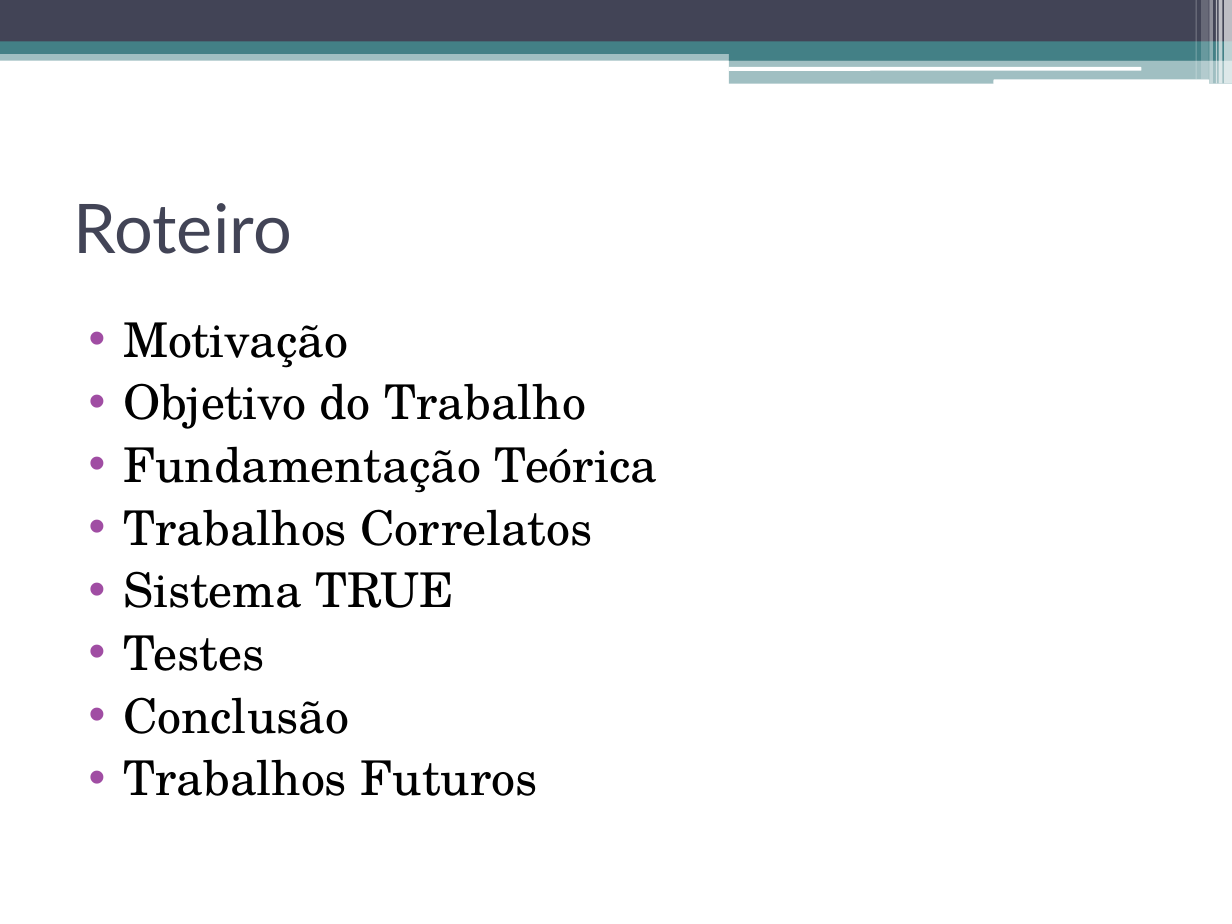
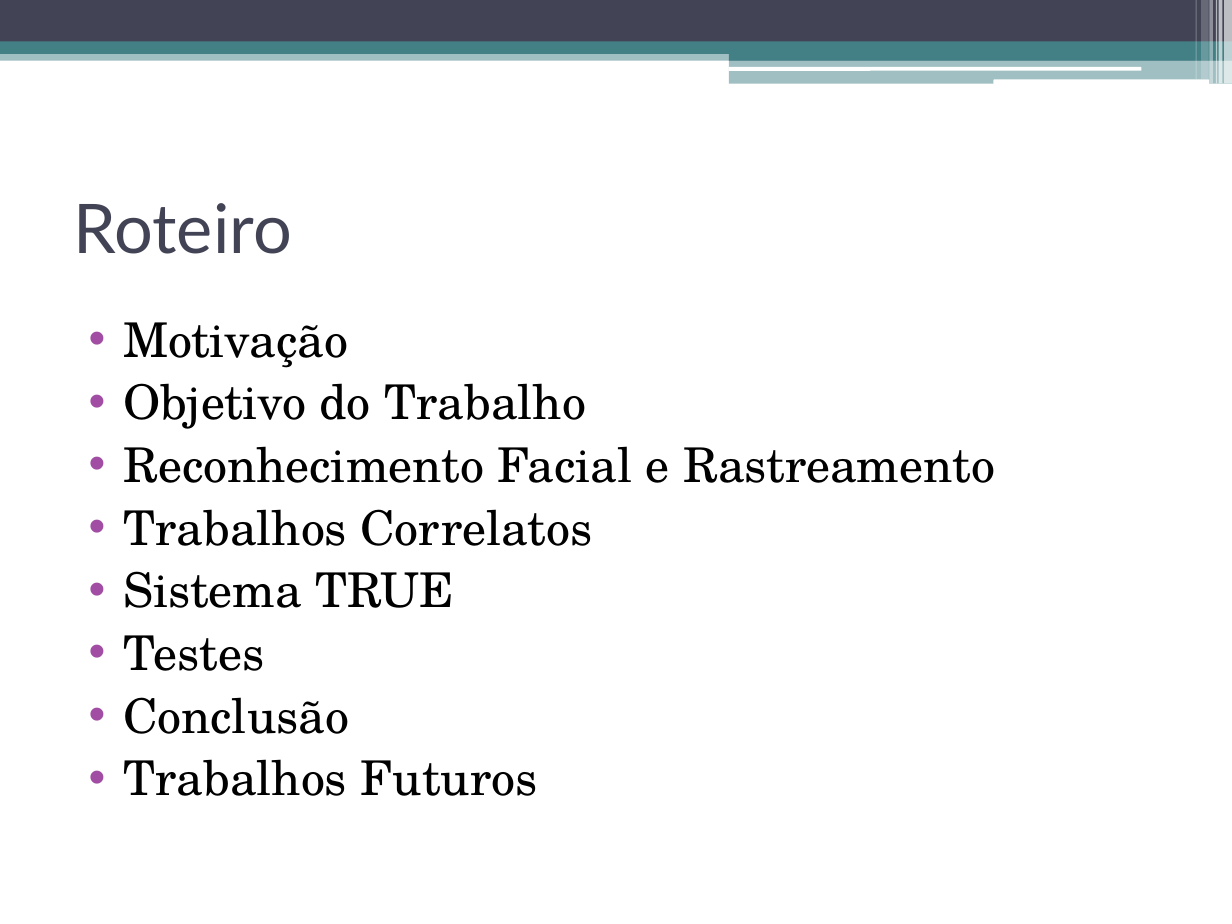
Before and after one commit to talesporto/Artigo-TRUE-SBCUP, a slide deck: slide 2 of apresentacao/ApresentacaoSBCUP.pptx. Drawn at 1232x924 pixels with LibreOffice and Linux fonts; fonts in the diff are those of the drawing. Boxes give left, top, right and bottom in pixels: in the first picture for what was removed or moved away, otherwise in the second. Text is boxed around its words. In the diff, an @@ line names an element or a change of style, - is before the commit and + after.

```diff
--- a/apresentacao/ApresentacaoSBCUP.pptx
+++ b/apresentacao/ApresentacaoSBCUP.pptx
@@ text at [123, 446, 995, 483]: text changed @@
-• Fundamentação Teórica
+• Reconhecimento Facial e Rastreamento
```
Also in this commit, not shown: 2 other slides changed, 2 slides added, 2 slides removed, 2 other files.
